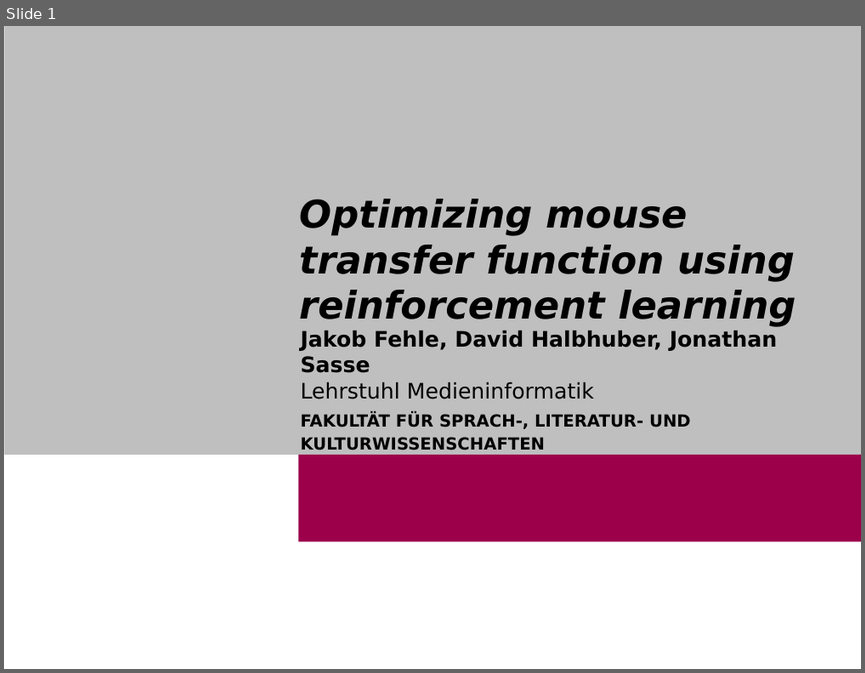
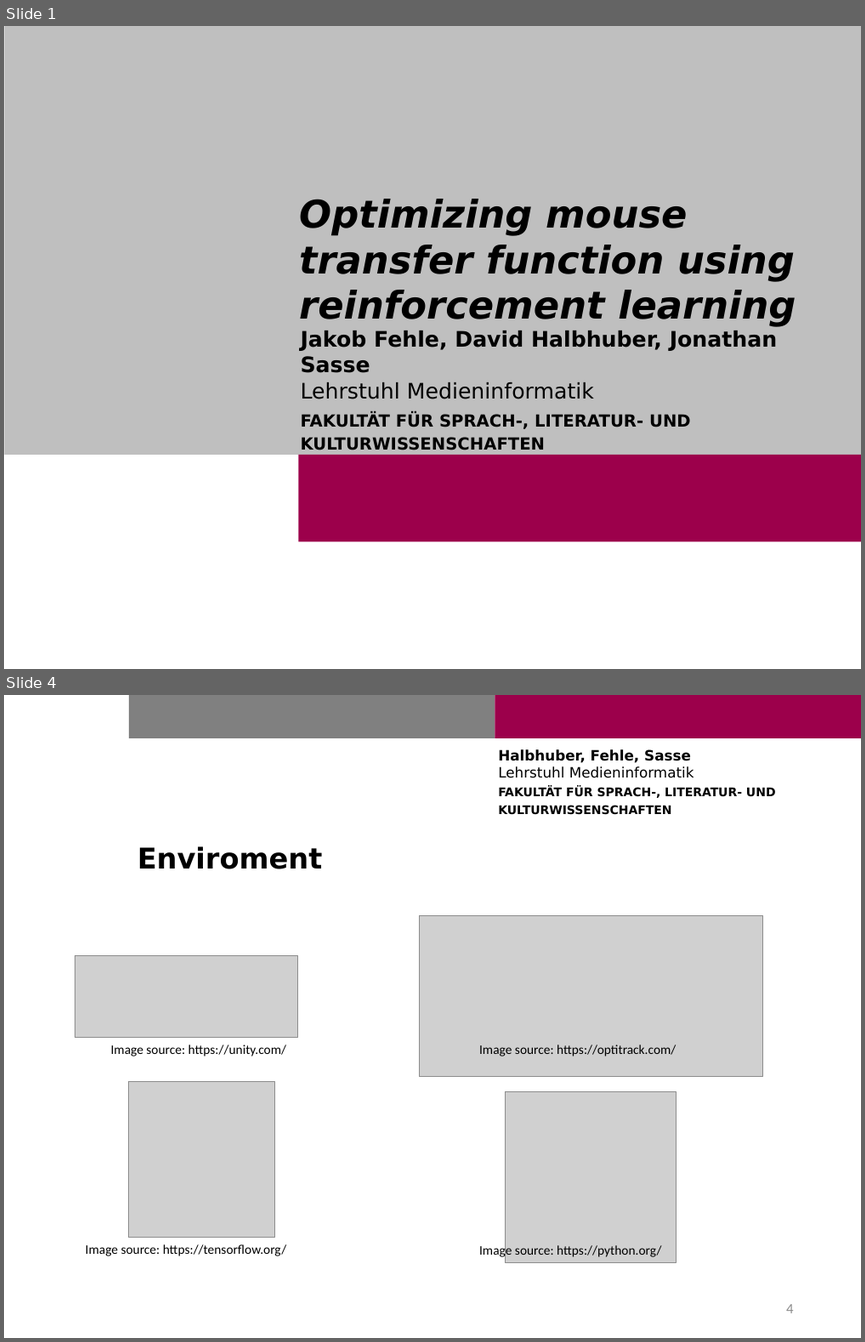
Before and after one commit to Cele3x/practical-seminar, a slide deck: 01-topic-selection/topics/mouse-transfer-function/TransferfunctionRL.pptx. Shown one above the other, each under a label of ours: slide 1 before the commit, slides 1 and 4 after it; the slides between them are not shown. The pictures are 865x673 and 865x1342 pixels, drawn with LibreOffice and Linux fonts; fonts in the diff are those of the drawing; grey boxes stand for pictures; background and template pictures are left out. Boxes give left, top, right and bottom in pixels: in the first picture for what was removed or moved away, otherwise in the second. Text is boxed around its words. In the diff, an @@ line names an element or a change of style, - is before the commit and + after.

```diff
--- a/01-topic-selection/topics/mouse-transfer-function/TransferfunctionRL.pptx
+++ b/01-topic-selection/topics/mouse-transfer-function/TransferfunctionRL.pptx
@@ slide 4 added at bbox=[4, 695, 861, 1338], background #FFFFFF; not listed: 2 template elements that a slide beside it also shows @@
@@ text added at bbox=[498, 749, 776, 814], 10 pt, text #000000, bold @@
+Halbhuber, Fehle, Sasse
+Lehrstuhl Medieninformatik
+FAKULTÄT FÜR SPRACH-, LITERATUR- UND
+KULTURWISSENSCHAFTEN
@@ title added at bbox=[137, 846, 323, 869], 24 pt, text #000000, bold @@
+Enviroment
@@ picture added at bbox=[419, 916, 762, 1077] @@
@@ picture added at bbox=[75, 955, 298, 1037] @@
@@ text added at bbox=[111, 1044, 286, 1056], 11 pt, text #000000 @@
+Image source: https://unity.com/
@@ text added at bbox=[479, 1044, 676, 1056], 11 pt, text #000000 @@
+Image source: https://optitrack.com/
@@ picture added at bbox=[129, 1081, 275, 1236] @@
@@ picture added at bbox=[506, 1092, 676, 1262] @@
@@ text added at bbox=[86, 1244, 287, 1256], 11 pt, text #000000 @@
+Image source: https://tensorflow.org/
@@ text added at bbox=[479, 1243, 661, 1259], 11 pt, text #000000 @@
+Image source: https://python.org/
@@ page number added at bbox=[786, 1304, 793, 1313], 12 pt, text #8C8C8C @@
+4
```
Also in this commit, not shown: 3 other slides added, 3 slides removed, 1 other file.
